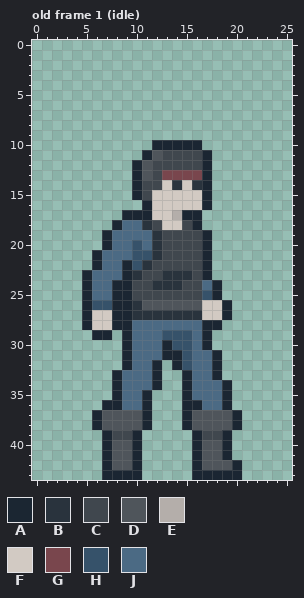
Pixel-art file -- assets/sprites/pc/male.aseprite. Above, as it was before the edit.
26x44 pixels, 34 frames. Shown: old frame 1 (idle). The commit also changed other frames, which this record leaves out.
Visible layers, top first: "Head", "Body", "Legs", "stroke".
Palette (. is transparent): A #1b2632  B #29333d  C #40474e  D #4f555b  E #b4aeaa  F #d2cac3  G #79464d  H #36526a  J #4b6a84
Pixels before, old frame 1 (idle), first column x 5:
10 .......AAAAA....
11 ......ADCCCCA...
12 .....ADCCCCCA...
13 .....ADCGGGGA...
14 .....ACCFBFBA...
15 .....ACFFFFFA...
16 ......AFFFFFA...
17 ....AAAFFEAA....
18 ...AJJBCFFCA....
19 ..AJJJJBCCCCA...
20 ..AJJHJBCCCCA...
21 .AJJJHHBCCCCA...
22 .AJJAHBCCCCCA...
23 AJJJABCCBBBCA...
24 AJJAACCBBBCCJA..
25 AJJAACCCCCCCHA..
26 AHHAABDDDDDDFFA.
27 AFFAABBBBBBBFFA.
28 AFFAAJJJJJJJAA..
29 .AA.AJJJHHHJA...
30 ....AJJJAHHJA...
31 ....AJJJAAHJJA..
32 ....AJJA.AHJJA..
33 ...AJJJA..AJJA..
34 ...AJJJA..AJJJA.
35 ...AJJA...AJJJA.
36 ..AAJJA...AAJJA.
37 .ADDDDA...ADDDDA
38 .ADDDDA...ADDDDA
39 ..ACCA.....ACCA.
40 ..ADDA.....ADDA.
41 ..ADDA.....ADDA.
42 ..ADDA.....ADDDA
43 ..AAAA.....AAAAA
Once edited:
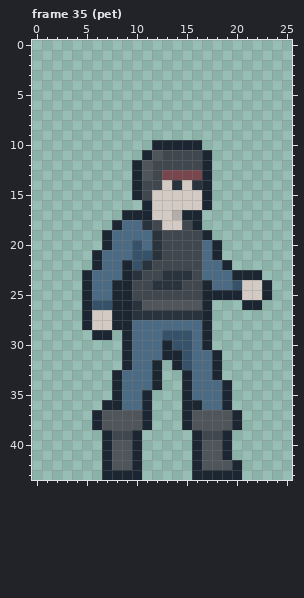
A new or re-ordered frame is compared with the old frame closest to it.
From the commit log: update dog and male npc to support dog petting
Change:
frames 34 -> 37
Frame 35 (pet) is new; against old frame 1 (idle), layers "Body", "stroke":
y 20..21: x 17..18 A. -> JA
y 22: x 17..19 A.. -> JJA
y 23: x 17..22 A..... -> JJJAAA
y 24: x 17..23 JA..... -> AJJHFFA
y 25: x 17 H -> A; x 19..23 ..... -> AAFFA
y 26: x 17..19 FFA -> A..; x 21..22 .. -> AA
y 27: x 17..19 FFA -> A..
y 28: x 18 A -> .
